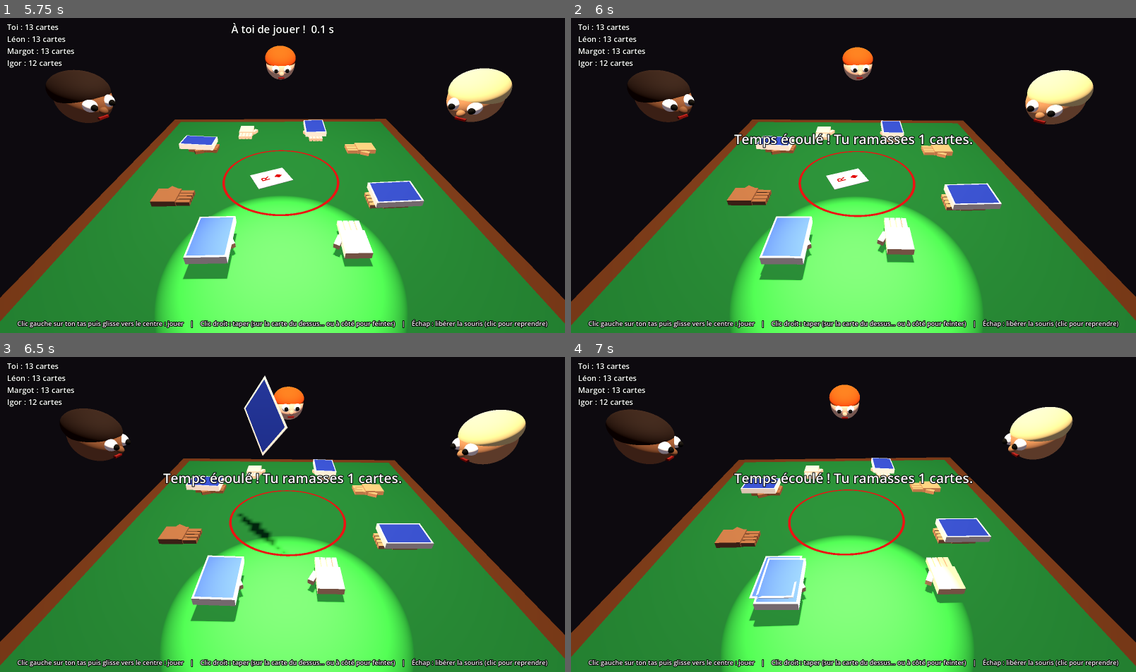
Above: before the commit, frames 1-4 (two rows, left to right).
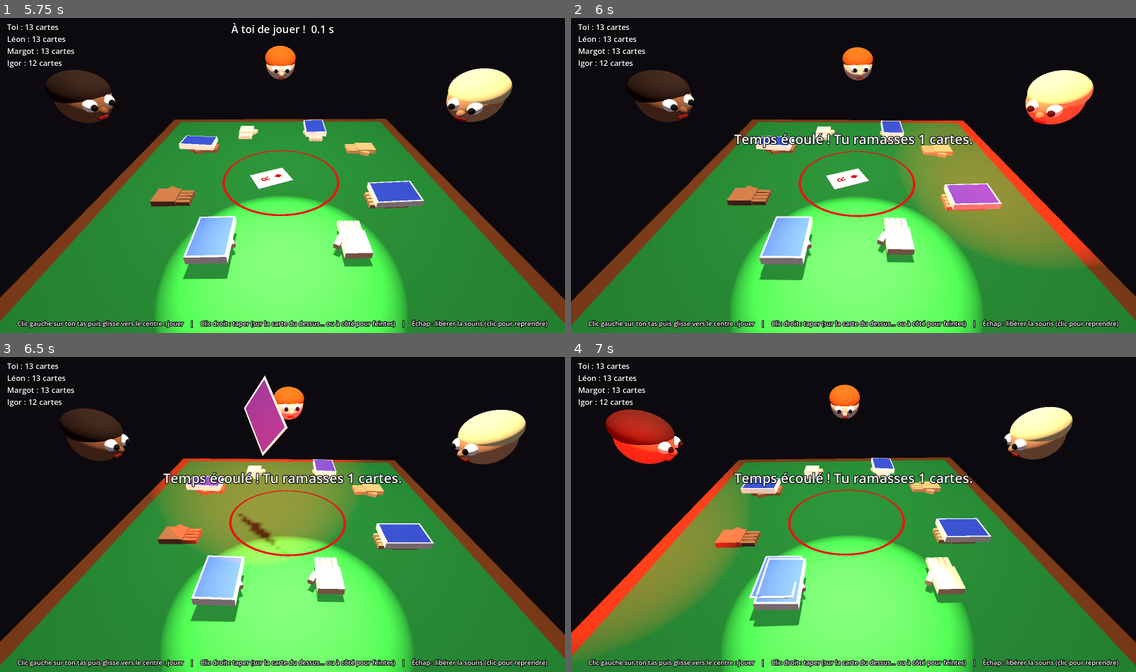
Above: after the commit, the same moments.

Repository: prenouil/Nervous
Game: Godot game, scene res://scenes/main.tscn
Two runs of this game, one before a commit and one after it. Both use one fixed random seed, a clock stepped at 60 frames per second and the inputs below.
Inputs (mouse positions are in pixels of both pictures, inside the frame that each line leads up to):
- Up to frame 1 (5.75 s): tap Enter at 0.5 s; move the mouse to (310, 172) at 0.52 s; tap R every 0.75 s from 0.6 to 5.1 s; click (310, 172) at 0.67 s; move the mouse to (254, 175) at 1.27 s; click (254, 175) at 1.42 s; move the mouse to (293, 169) at 2.02 s; click (293, 169) at 2.17 s; move the mouse to (276, 178) at 2.77 s; click (276, 178) at 2.92 s; move the mouse to (322, 178) at 3.52 s; click (322, 178) at 3.67 s; move the mouse to (237, 169) at 4.27 s; click (237, 169) at 4.42 s; move the mouse to (288, 175) at 5.02 s; click (288, 175) at 5.17 s
- Up to frame 2 (6 s): move the mouse to (830, 169) at 5.77 s; tap R at 5.85 s; click (830, 169) at 5.92 s
- Up to frame 3 (6.5 s): no input
- Up to frame 4 (7 s): move the mouse to (881, 511) at 6.52 s; tap R at 6.6 s; click (881, 511) at 6.67 s

Frame 1 is identical in both runs. In frame 2, 9.0% of the frame differs, in the area x 57-94%, y 21-79%; in frame 3, 9.6%, in the area x 27-65%, y 7-66%; in frame 4, 9.0%.

Commit message:
Gyrophare au-dessus des perdants pendant 2 s
Co-Authored-By: Claude Opus 5.5 <noreply@anthropic.com>

Diff:
--- a/scripts/main.gd
+++ b/scripts/main.gd
@@ -47,6 +47,7 @@
 const WARNING_RED := Color(1.0, 0.1, 0.1)
 const WARNING_TREMBLE := 0.005    # tremblement (mètres) d'une main qui touche le cercle
 const PICKUP_FLIGHT := 0.85       # durée du vol d'une carte ramassée
+const BEACON_TIME := 2.0          # durée du gyrophare au-dessus des perdants
 const TABLE_LIMITS := Rect2(-0.6, -0.45, 1.2, 0.95)  # zone accessible à la main droite (x, z)
 
 var server: GameServer
@@ -704,6 +705,8 @@
 func _on_slap_judged(shares: Dictionary, reason: String, highlighted: int) -> void:
 	_turn_player = -1
 	_show_message(_pile_message(shares, reason), GameServer.REVEAL_TIME + 0.6)
+	for p in shares:
+		_spawn_beacon(p)
 	var k := 0
 	for i in range(_slap_sequence.size() - 1, -1, -1):
 		var p := _slap_sequence[i]
@@ -793,6 +796,60 @@
 		hud_nervous.rotation = 0.0)
 
 
+# Gyrophare au-dessus de la tête d'un perdant : dôme rouge et faisceaux qui tournent.
+# Pour le joueur humain (sans tête visible), il est juste au-dessus de la caméra :
+# on ne le voit pas, mais ses faisceaux balaient la table.
+func _spawn_beacon(p: int) -> void:
+	var beacon := Node3D.new()
+	add_child(beacon)
+	if heads[p] != null:
+		beacon.global_position = heads[p].global_position + Vector3(0, 0.12, 0)
+	else:
+		beacon.global_position = _camera_pos + Vector3(0, 0.12, 0.05)
+	var base := _box(Vector3(0.05, 0.015, 0.05), Color(0.15, 0.15, 0.15), Vector3.ZERO, beacon)
+	base.position.y = -0.03
+	var dome_mat := StandardMaterial3D.new()
+	dome_mat.albedo_color = Color(1.0, 0.1, 0.05)
+	dome_mat.emission_enabled = true
+	dome_mat.emission = Color(1.0, 0.05, 0.0)
+	dome_mat.emission_energy_multiplier = 3.0
+	var dome := MeshInstance3D.new()
+	var dome_mesh := SphereMesh.new()
+	dome_mesh.radius = 0.022
+	dome_mesh.height = 0.05
+	dome.mesh = dome_mesh
+	dome.material_override = dome_mat
+	beacon.add_child(dome)
+	var glow := OmniLight3D.new()
+	glow.light_color = Color(1.0, 0.1, 0.05)
+	glow.omni_range = 0.6
+	glow.light_energy = 2.0
+	beacon.add_child(glow)
+	# Deux faisceaux opposés, inclinés vers la table, qui tournent.
+	var pivot := Node3D.new()
+	beacon.add_child(pivot)
+	for side in [0.0, PI]:
+		var beam := SpotLight3D.new()
+		beam.light_color = Color(1.0, 0.08, 0.02)
+		beam.light_energy = 10.0
+		beam.spot_range = 3.0
+		beam.spot_angle = 22.0
+		beam.rotation = Vector3(-0.45, side, 0)
+		pivot.add_child(beam)
+	var spin := pivot.create_tween().set_loops()
+	spin.tween_property(pivot, "rotation:y", TAU, 0.45).from(0.0)
+	var flash := glow.create_tween().set_loops()
+	flash.tween_property(glow, "light_energy", 4.0, 0.12)
+	flash.tween_property(glow, "light_energy", 0.5, 0.12)
+	# Apparition en sautant, disparition après 2 secondes.
+	beacon.scale = Vector3.ONE * 0.1
+	var life := beacon.create_tween()
+	life.tween_property(beacon, "scale", Vector3.ONE, 0.2).set_trans(Tween.TRANS_BACK).set_ease(Tween.EASE_OUT)
+	life.tween_interval(BEACON_TIME - 0.4)
+	life.tween_property(beacon, "scale", Vector3.ONE * 0.1, 0.2)
+	life.tween_callback(beacon.queue_free)
+
+
 func _clear_nervous_hands() -> void:
 	for hand in right_hands:
 		if hand.has_meta("nervous"):
@@ -818,6 +875,9 @@
 	var takers: Array = shares.keys()
 	if reason == "timeout":  # pour les tapes, le verdict a déjà été annoncé
 		_show_message(_pile_message(shares, reason))
+		for p in takers:
+			if shares[p] > 0:
+				_spawn_beacon(p)
 
 	# Les cartes du centre explosent vers le haut en tournoyant, puis plongent
 	# vers le tas de ceux qui ramassent (réparties une par une s'ils sont plusieurs).
Not shown, changed: docs/regles.md
